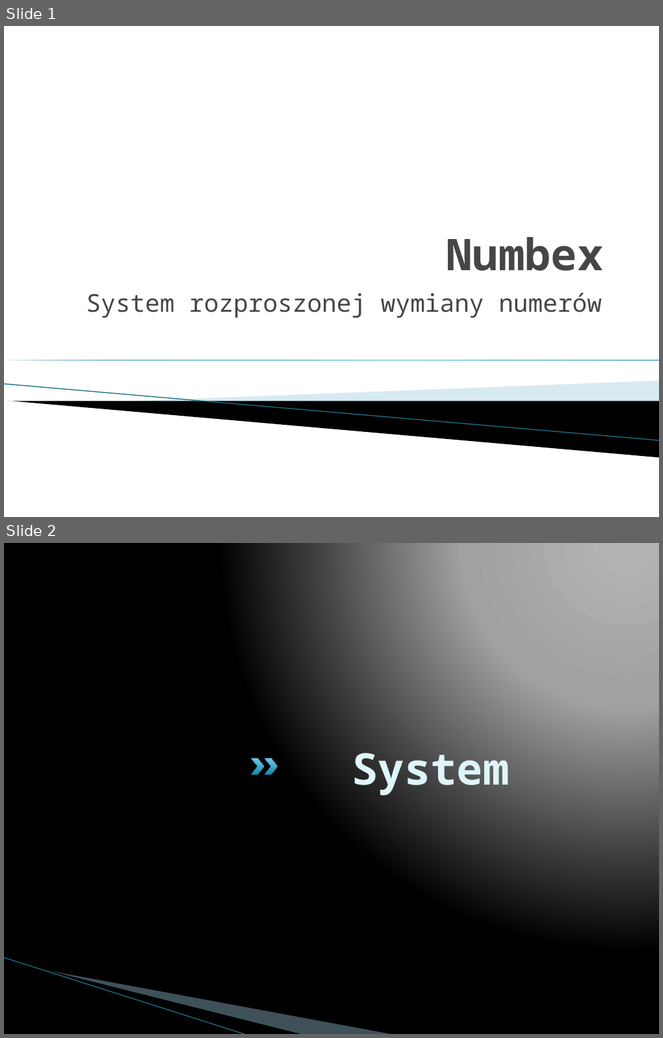
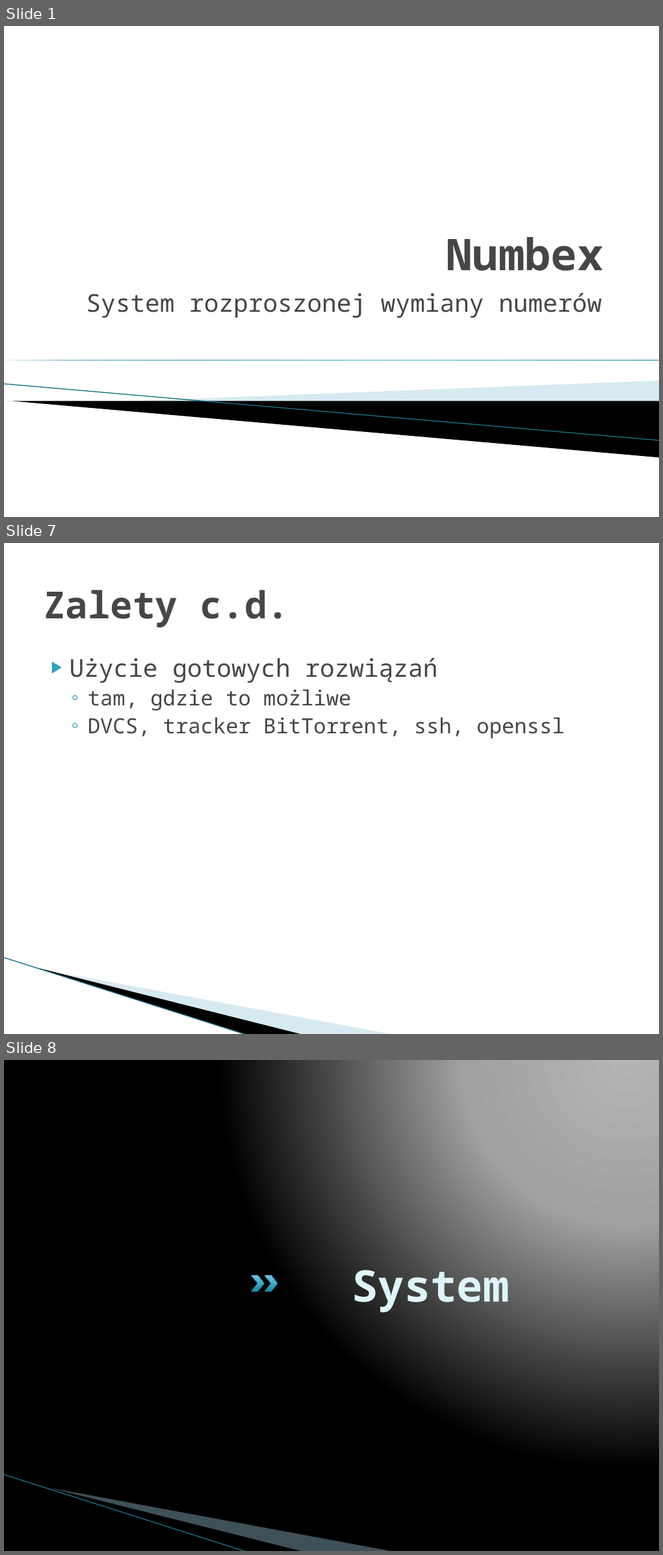
Before and after one commit to imbaczek/numbex, a slide deck: docs/NumbexFinalPresentation.pptx. Shown one above the other, each under a label of ours: slides 1 and 2 before the commit, slides 1, 7 and 8 after it; the slides between them are not shown. The pictures are 663x1038 and 663x1555 pixels, drawn with LibreOffice and Linux fonts; fonts in the diff are those of the drawing; background and template pictures are left out. Boxes give left, top, right and bottom in pixels: in the first picture for what was removed or moved away, otherwise in the second. Text is boxed around its words. In the diff, an @@ line names an element or a change of style, - is before the commit and + after.

```diff
--- a/docs/NumbexFinalPresentation.pptx
+++ b/docs/NumbexFinalPresentation.pptx
@@ slide 7 added at [4,543,659,1034], background #FFFFFF; not listed: 3 template elements that a slide beside it also shows @@
@@ title added at [43,590,289,627], 41 pt, text #464646, bold @@
+Zalety c.d.
@@ text added at [70,658,564,739], 23 pt, text #464646 @@
+▶ Użycie gotowych rozwiązań
+  ◦ tam, gdzie to możliwe
+  ◦ DVCS, tracker BitTorrent, ssh, openssl
@@ what was slide 2 is now slide 8 @@
```
Also in this commit, not shown: 5 other slides added.
